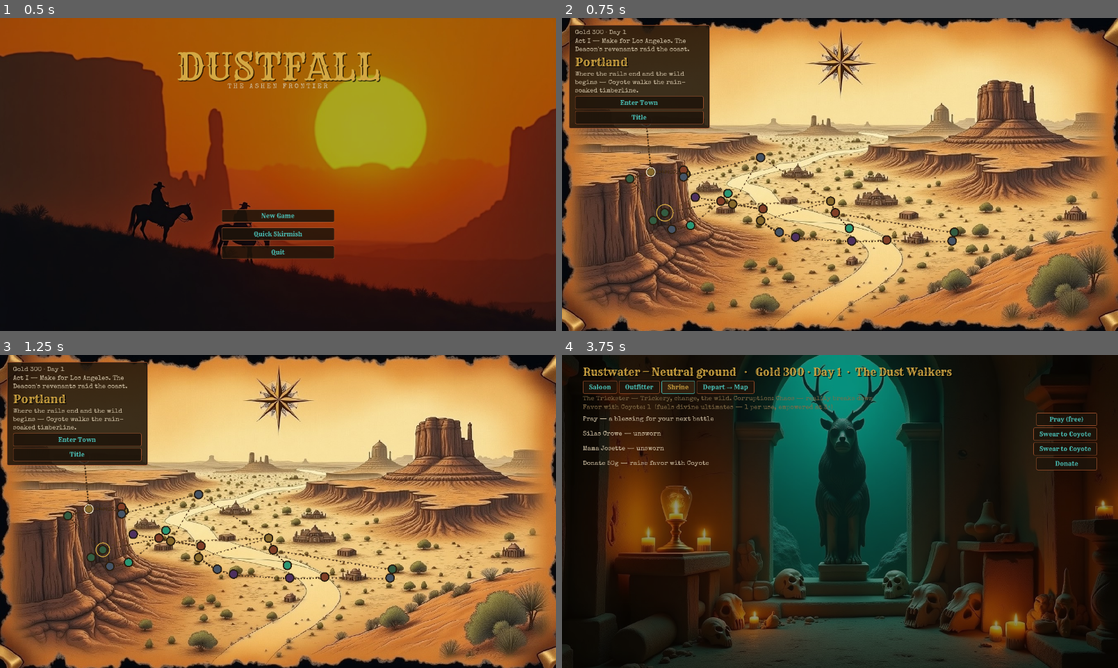
Above: before the commit, frames 1-4 (two rows, left to right).
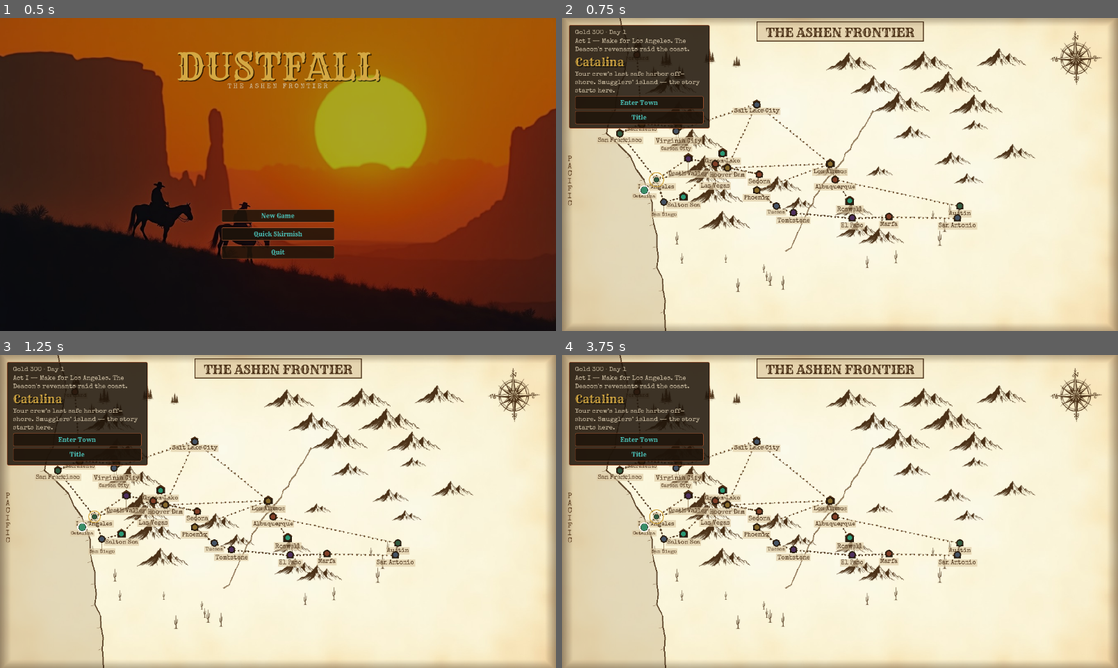
Above: after the commit, the same moments.

Repository: Dangercorn-Enterprises/weird-west-tactics
Game: Godot game, scene res://scenes/title.tscn
Same seed, same stepped clock (60 frames per second), same inputs: the game is played once before the commit and once after it.
Inputs (mouse positions are in pixels of both pictures, inside the frame that each line leads up to):
- Up to frame 1 (0.5 s): no input
- Up to frame 2 (0.75 s): click "New Game" at 0.5 s
- Up to frame 3 (1.25 s): no input
- Up to frame 4 (3.75 s): click "Enter Town" at 1.25 s; click "Saloon" at 2 s; click "Outfitter" at 2.75 s; click (678, 386) at 3.5 s, where only the run before the commit has a clickable "Shrine"

Frame 1 is identical in both runs. In frame 2, 92% of the frame differs, in the area x 0-100%, y 0-100%; in frame 3, 92%; in frame 4, 98%.

Commit message:
worldmap: true cartographic map of the West composed FROM the node graph — Pacific coastline anchored to the coastal cities, terrain regions (pines/Sierra/Rockies/desert), Colorado river, dotted trails on real edges, every city glyphed + named (Special Elite) with label collision avoidance, compass + cartouche; runtime markers slimmed; new games start at Catalina
Co-Authored-By: Claude Fable 5 <noreply@anthropic.com>

Diff:
--- a/godot/scenes/worldmap.gd
+++ b/godot/scenes/worldmap.gd
@@ -131,10 +131,10 @@
 # ---- geometry ---------------------------------------------------------------------
 func _node_pos(n: Dictionary) -> Vector2:
 	var r := _map_rect()
-	# map the node graph onto the art's ground plane (sky occupies the top ~28%)
+	# MUST match tools/compose_map.py — the art is drawn from these same coords
 	return r.position + Vector2(
-		(0.08 + float(n["x"]) * 0.84) * r.size.x,
-		(0.30 + float(n["y"]) * 0.62) * r.size.y)
+		(0.06 + float(n["x"]) * 0.88) * r.size.x,
+		(0.08 + float(n["y"]) * 0.84) * r.size.y)
 
 func _map_rect() -> Rect2:
 	return Rect2(Vector2.ZERO, overlay.size)
@@ -163,7 +163,7 @@
 		var p := _node_pos(n)
 		var reachable: bool = adj[cur["id"]].has(n["id"])
 		var visited: bool = GS.state["visited"].has(n["id"]) or n["id"] == cur["id"]
-		var r := 11.0 if n["id"] == cur["id"] else 8.0
+		var r := 8.0 if n["id"] == cur["id"] else 5.5 # art carries the glyphs now
 		overlay.draw_circle(p, r + 3, Color("#2a1d0f"))
 		var c := _god_color(n.get("god"))
 		c.a = 1.0 if visited else 0.55
--- a/godot/scripts/game_state.gd
+++ b/godot/scripts/game_state.gd
@@ -69,7 +69,7 @@
 	var comp := "hexslinger" if lead_archetype == "gunslinger" else "gunslinger"
 	state = {
 		"party": [_mk_member(lead_archetype, "p0", lead_name), _mk_member(comp, "p1", "")],
-		"gold": 300, "day": 1, "location": "rustwater",
+		"gold": 300, "day": 1, "location": "catalina", # Act I opens off the coast
 		"visited": {}, "inventory": {}, "mount": null,
 		"favor": {"coyote": 1, "samedi": 1, "vulcan": 1, "perun": 1, "anansi": 1, "sleeper": 0},
 		"flags": {}, "act1": {"step": 0}, "act2": {"step": 0}, "act3": {"step": 0},
Binary file changed: godot/assets/scenes/worldmap.png
Not shown, added: tools/compose_map.py
